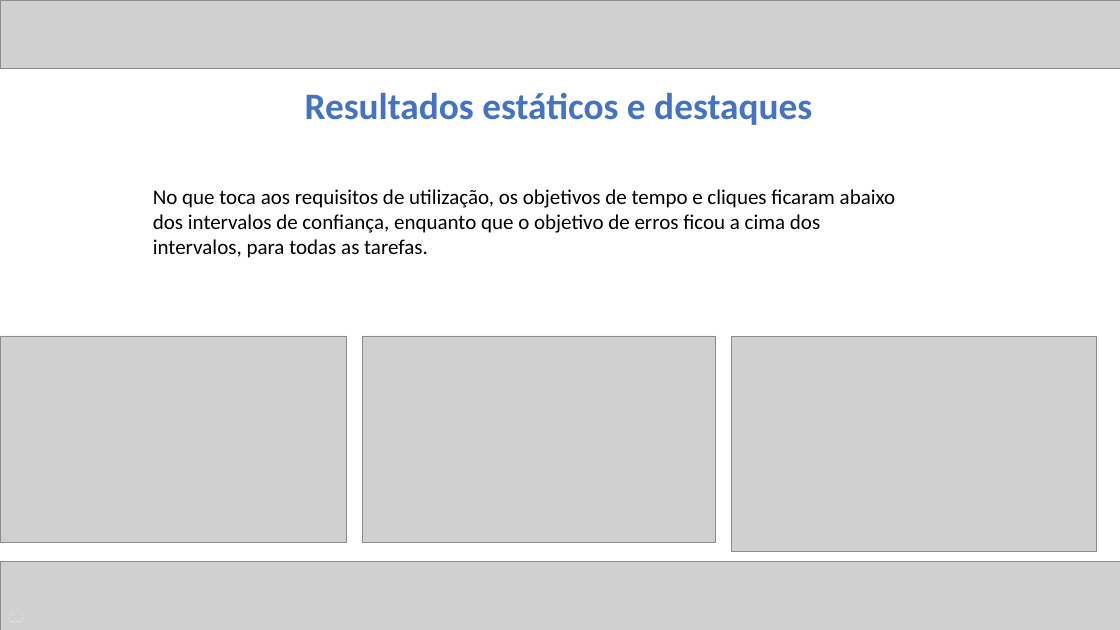
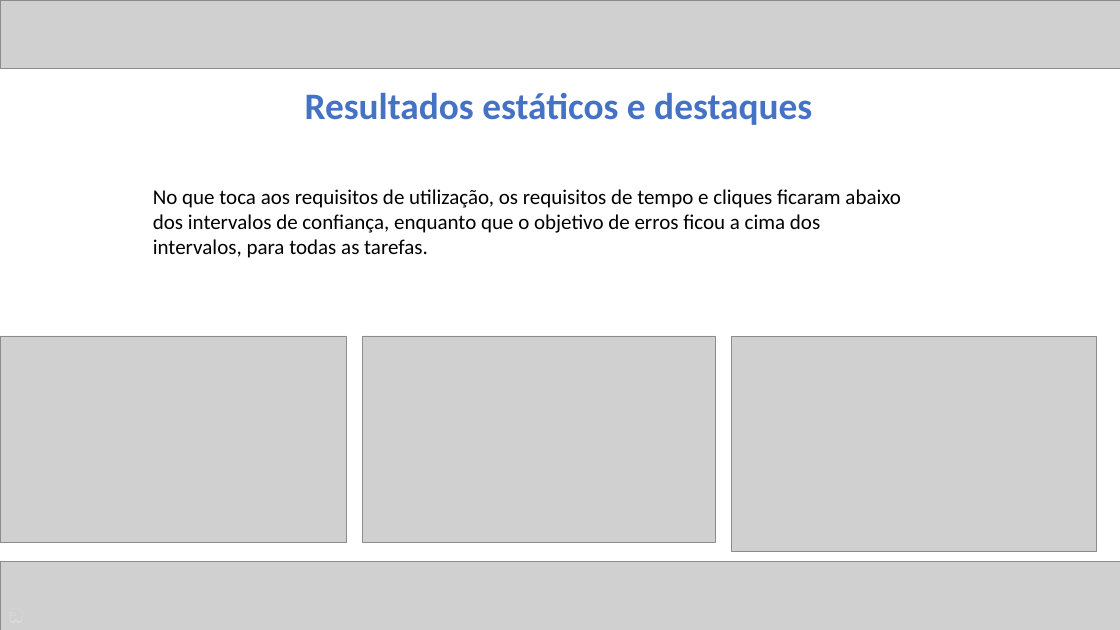
Before and after one commit to ICWeiner/FEUP-IPC, a slide deck: slide 11 of phase3/ipc-phase3-presentation-T07-G3-FEUPeca.pptx. Drawn at 1120x630 pixels with LibreOffice and Linux fonts; fonts in the diff are those of the drawing; grey boxes stand for pictures. Boxes give left, top, right and bottom in pixels: in the first picture for what was removed or moved away, otherwise in the second. Text is boxed around its words. In the diff, an @@ line names an element or a change of style, - is before the commit and + after.

```diff
--- a/phase3/ipc-phase3-presentation-T07-G3-FEUPeca.pptx
+++ b/phase3/ipc-phase3-presentation-T07-G3-FEUPeca.pptx
@@ text at (x1=153, y1=189, x2=901, y2=258): text changed @@
-No que toca aos requisitos de utilização, os objetivos de tempo e cliques ficaram abaixo dos intervalos de confiança, enquanto que o objetivo de erros ficou a cima dos intervalos, para todas as tarefas.
+No que toca aos requisitos de utilização, os requisitos de tempo e cliques ficaram abaixo dos intervalos de confiança, enquanto que o objetivo de erros ficou a cima dos intervalos, para todas as tarefas.
```
Also in this commit, not shown: 7 other slides changed.
